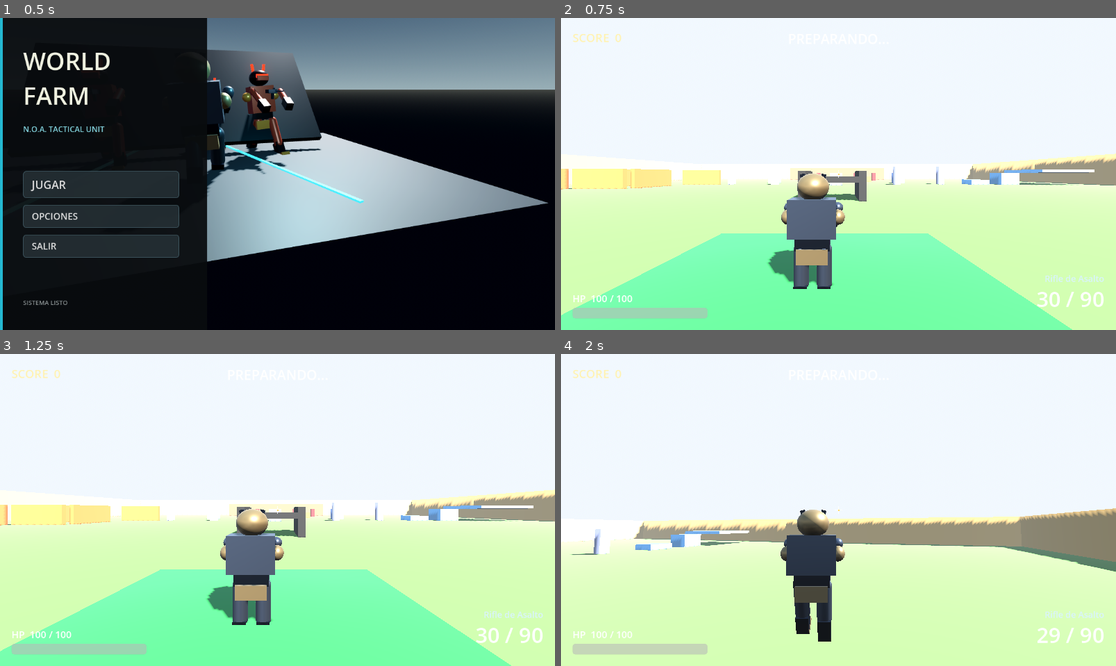
Above: before the commit, frames 1-4 (two rows, left to right).
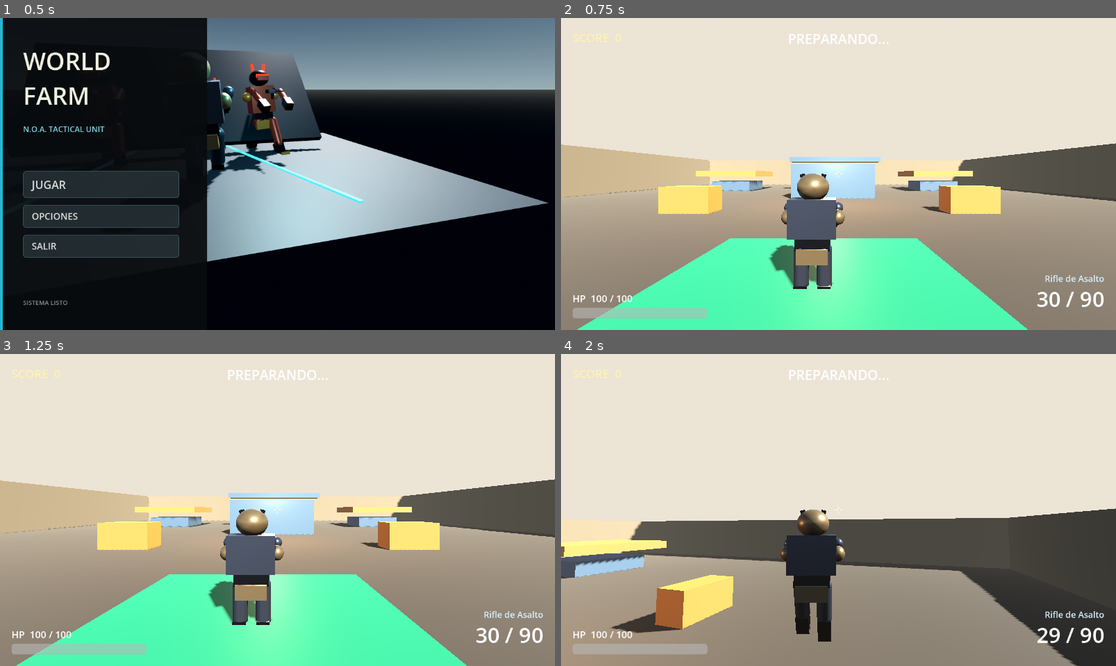
Above: after the commit, the same moments.

Repository: Droma1/world-farm
Game: Godot game, scene res://scenes/ui/MainMenu.tscn
Two runs of this game, one before a commit and one after it. Both use one fixed random seed, a clock stepped at 60 frames per second and the inputs below.
Inputs (mouse positions are in pixels of both pictures, inside the frame that each line leads up to):
- Up to frame 1 (0.5 s): no input
- Up to frame 2 (0.75 s): click "JUGAR" at 0.5 s
- Up to frame 3 (1.25 s): no input
- Up to frame 4 (2 s): tap Enter at 1.25 s; move the mouse to (866, 510) at 1.27 s; hold W (move_forward) from 1.28 s (still down); tap M at 1.35 s; click (866, 510) at 1.42 s; tap Space (jump) at 1.52 s

Frame 1 is identical in both runs. In frame 2, 92% of the frame differs, in the area x 0-100%, y 0-100%; in frame 3, 92%; in frame 4, 98%.

Commit message:
Add Blender MCP tools, docs and CompactScenario
Add Blender MCP integration and supporting files: include addon.py, helper scripts (start/find/install/export .ps1 and start_blender_mcp.py), and a compiled __pycache__ entry. Add a workflow doc (docs/blender-mcp-workflow.md) describing setup and export guidelines. Add new CompactScenario.tscn (level scene with navmesh, environment, waves and spawn points) and update MainMenu to load the compact scenario (scenes/ui/MainMenu.tscn and scripts/ui/MainMenu.gd). Add .gitkeep placeholders for assets/models/source and assets/models/generated.

Diff:
--- /dev/null
+++ b/scenes/levels/CompactScenario.tscn
@@ -0,0 +1,333 @@
+[gd_scene load_steps=37 format=3]
+
+[ext_resource type="PackedScene" path="res://scenes/characters/player/Player.tscn" id="1"]
+[ext_resource type="PackedScene" path="res://scenes/ui/HUD.tscn" id="2"]
+[ext_resource type="PackedScene" path="res://scenes/characters/enemies/Enemy.tscn" id="3"]
+[ext_resource type="Script" path="res://scripts/levels/TrainingMap.gd" id="4"]
+[ext_resource type="Script" path="res://scripts/systems/spawning/WaveSystem.gd" id="5"]
+[ext_resource type="Script" path="res://scripts/resources/WaveData.gd" id="6"]
+[ext_resource type="Resource" path="res://resources/enemies/grunt.tres" id="EnemyGrunt"]
+[ext_resource type="Resource" path="res://resources/enemies/heavy.tres" id="EnemyHeavy"]
+
+[sub_resource type="Resource" id="Wave1"]
+script = ExtResource("6")
+name = "Oleada 1 - Recon ligero"
+enemy_scene = ExtResource("3")
+enemy_data_list = Array[Resource]([ExtResource("EnemyGrunt")])
+enemy_counts = Array[int]([3])
+spawn_interval = 1.3
+
+[sub_resource type="Resource" id="Wave2"]
+script = ExtResource("6")
+name = "Oleada 2 - Presion lateral"
+enemy_scene = ExtResource("3")
+enemy_data_list = Array[Resource]([ExtResource("EnemyGrunt"), ExtResource("EnemyHeavy")])
+enemy_counts = Array[int]([3, 1])
+spawn_interval = 1.1
+
+[sub_resource type="Resource" id="Wave3"]
+script = ExtResource("6")
+name = "Oleada 3 - Cierre del puesto"
+enemy_scene = ExtResource("3")
+enemy_data_list = Array[Resource]([ExtResource("EnemyHeavy"), ExtResource("EnemyGrunt")])
+enemy_counts = Array[int]([1, 4])
+spawn_interval = 0.9
+
+[sub_resource type="NavigationMesh" id="NavMesh"]
+geometry_parsed_geometry_type = 1
+geometry_collision_mask = 1
+geometry_source_geometry_mode = 1
+geometry_source_group_name = &"navmesh"
+cell_size = 0.25
+cell_height = 0.2
+agent_height = 1.8
+agent_radius = 0.5
+agent_max_climb = 0.45
+agent_max_slope = 45.0
+filter_low_hanging_obstacles = true
+filter_ledge_spans = true
+
+[sub_resource type="ProceduralSkyMaterial" id="SkyMat"]
+sky_top_color = Color(0.14, 0.19, 0.28, 1)
+sky_horizon_color = Color(0.58, 0.66, 0.72, 1)
+ground_bottom_color = Color(0.08, 0.07, 0.06, 1)
+ground_horizon_color = Color(0.38, 0.30, 0.24, 1)
+sun_angle_max = 28.0
+
+[sub_resource type="Sky" id="Sky"]
+sky_material = SubResource("SkyMat")
+
+[sub_resource type="Environment" id="Env"]
+background_mode = 2
+sky = SubResource("Sky")
+ambient_light_source = 3
+ambient_light_color = Color(0.94, 0.95, 1, 1)
+ambient_light_energy = 0.85
+tonemap_mode = 2
+tonemap_exposure = 1.05
+fog_enabled = true
+fog_density = 0.002
+fog_light_color = Color(0.83, 0.78, 0.70, 1)
+
+[sub_resource type="StandardMaterial3D" id="GroundMat"]
+albedo_color = Color(0.31, 0.28, 0.23, 1)
+roughness = 0.96
+specular = 0.08
+
+[sub_resource type="StandardMaterial3D" id="WallMat"]
+albedo_color = Color(0.55, 0.48, 0.36, 1)
+roughness = 0.92
+specular = 0.08
+
+[sub_resource type="StandardMaterial3D" id="MetalMat"]
+albedo_color = Color(0.37, 0.50, 0.58, 1)
+metallic = 0.28
+metallic_specular = 0.55
+roughness = 0.45
+specular = 0.25
+
+[sub_resource type="StandardMaterial3D" id="AccentMat"]
+albedo_color = Color(0.84, 0.52, 0.23, 1)
+emission_enabled = true
+emission = Color(0.70, 0.33, 0.10, 1)
+emission_energy_multiplier = 0.35
+roughness = 0.7
+
+[sub_resource type="StandardMaterial3D" id="SpawnPadMat"]
+albedo_color = Color(0.15, 0.50, 0.35, 1)
+emission_enabled = true
+emission = Color(0.10, 0.45, 0.28, 1)
+emission_energy_multiplier = 0.55
+roughness = 0.55
+
+[sub_resource type="BoxShape3D" id="ShapeFloor"]
+size = Vector3(44, 1, 44)
+
+[sub_resource type="BoxMesh" id="MeshFloor"]
+size = Vector3(44, 1, 44)
+
+[sub_resource type="BoxShape3D" id="ShapeWallH"]
+size = Vector3(44, 4, 1)
+
+[sub_resource type="BoxMesh" id="MeshWallH"]
+size = Vector3(44, 4, 1)
+
+[sub_resource type="BoxShape3D" id="ShapeWallV"]
+size = Vector3(1, 4, 44)
+
+[sub_resource type="BoxMesh" id="MeshWallV"]
+size = Vector3(1, 4, 44)
+
+[sub_resource type="BoxShape3D" id="ShapeHub"]
+size = Vector3(6, 2.5, 3)
+
+[sub_resource type="BoxMesh" id="MeshHub"]
+size = Vector3(6, 2.5, 3)
+
+[sub_resource type="BoxShape3D" id="ShapeCover"]
+size = Vector3(2.2, 1.2, 1.2)
+
+[sub_resource type="BoxMesh" id="MeshCover"]
+size = Vector3(2.2, 1.2, 1.2)
+
+[sub_resource type="BoxShape3D" id="ShapeTowerBase"]
+size = Vector3(4, 1.0, 4)
+
+[sub_resource type="BoxMesh" id="MeshTowerBase"]
+size = Vector3(4, 1.0, 4)
+
+[sub_resource type="BoxShape3D" id="ShapeTowerTop"]
+size = Vector3(6, 0.6, 6)
+
+[sub_resource type="BoxMesh" id="MeshTowerTop"]
+size = Vector3(6, 0.6, 6)
+
+[sub_resource type="BoxShape3D" id="ShapeBridge"]
+size = Vector3(10, 0.5, 2)
+
+[sub_resource type="BoxMesh" id="MeshBridge"]
+size = Vector3(10, 0.5, 2)
+
+[sub_resource type="BoxMesh" id="MeshSpawnPad"]
+size = Vector3(5, 0.05, 5)
+
+[node name="CompactScenario" type="Node3D"]
+script = ExtResource("4")
+
+[node name="NavigationRegion3D" type="NavigationRegion3D" parent="."]
+navigation_mesh = SubResource("NavMesh")
+
+[node name="WorldEnvironment" type="WorldEnvironment" parent="."]
+environment = SubResource("Env")
+
+[node name="Sun" type="DirectionalLight3D" parent="."]
+transform = Transform3D(0.892539, -0.288398, 0.346189, 0, 0.768842, 0.639439, -0.450972, -0.57076, 0.685739, 0, 10, 0)
+shadow_enabled = true
+light_energy = 1.15
+
+[node name="FillLight" type="OmniLight3D" parent="."]
+transform = Transform3D(1, 0, 0, 0, 1, 0, 0, 0, 1, 0, 3.5, 4)
+light_color = Color(1, 0.78, 0.58, 1)
+light_energy = 1.2
+omni_range = 18.0
+
+[node name="Floor" type="StaticBody3D" parent="."]
+transform = Transform3D(1, 0, 0, 0, 1, 0, 0, 0, 1, 0, -0.5, 0)
+
+[node name="C" type="CollisionShape3D" parent="Floor"]
+shape = SubResource("ShapeFloor")
+
+[node name="M" type="MeshInstance3D" parent="Floor"]
+mesh = SubResource("MeshFloor")
+material_override = SubResource("GroundMat")
+
+[node name="SpawnPad" type="MeshInstance3D" parent="."]
+transform = Transform3D(1, 0, 0, 0, 1, 0, 0, 0, 1, 0, 0.03, 12)
+mesh = SubResource("MeshSpawnPad")
+material_override = SubResource("SpawnPadMat")
+
+[node name="WallN" type="StaticBody3D" parent="."]
+transform = Transform3D(1, 0, 0, 0, 1, 0, 0, 0, 1, 0, 2, -21)
+
+[node name="C" type="CollisionShape3D" parent="WallN"]
+shape = SubResource("ShapeWallH")
+
+[node name="M" type="MeshInstance3D" parent="WallN"]
+mesh = SubResource("MeshWallH")
+material_override = SubResource("WallMat")
+
+[node name="WallS" type="StaticBody3D" parent="."]
+transform = Transform3D(1, 0, 0, 0, 1, 0, 0, 0, 1, 0, 2, 21)
+
+[node name="C" type="CollisionShape3D" parent="WallS"]
+shape = SubResource("ShapeWallH")
+
+[node name="M" type="MeshInstance3D" parent="WallS"]
+mesh = SubResource("MeshWallH")
+material_override = SubResource("WallMat")
+
+[node name="WallE" type="StaticBody3D" parent="."]
+transform = Transform3D(1, 0, 0, 0, 1, 0, 0, 0, 1, 21, 2, 0)
+
+[node name="C" type="CollisionShape3D" parent="WallE"]
+shape = SubResource("ShapeWallV")
+
+[node name="M" type="MeshInstance3D" parent="WallE"]
+mesh = SubResource("MeshWallV")
+material_override = SubResource("WallMat")
+
+[node name="WallW" type="StaticBody3D" parent="."]
+transform = Transform3D(1, 0, 0, 0, 1, 0, 0, 0, 1, -21, 2, 0)
+
+[node name="C" type="CollisionShape3D" parent="WallW"]
+shape = SubResource("ShapeWallV")
+
+[node name="M" type="MeshInstance3D" parent="WallW"]
+mesh = SubResource("MeshWallV")
+material_override = SubResource("WallMat")
+
+[node name="CentralHub" type="StaticBody3D" parent="."]
+transform = Transform3D(1, 0, 0, 0, 1, 0, 0, 0, 1, 0, 1.25, -2)
+
+[node name="C" type="CollisionShape3D" parent="CentralHub"]
+shape = SubResource("ShapeHub")
+
+[node name="M" type="MeshInstance3D" parent="CentralHub"]
+mesh = SubResource("MeshHub")
+material_override = SubResource("MetalMat")
+
+[node name="CoverL" type="StaticBody3D" parent="."]
+transform = Transform3D(1, 0, 0, 0, 1, 0, 0, 0, 1, -6.5, 0.6, 5)
+
+[node name="C" type="CollisionShape3D" parent="CoverL"]
+shape = SubResource("ShapeCover")
+
+[node name="M" type="MeshInstance3D" parent="CoverL"]
+mesh = SubResource("MeshCover")
+material_override = SubResource("AccentMat")
+
+[node name="CoverR" type="StaticBody3D" parent="."]
+transform = Transform3D(1, 0, 0, 0, 1, 0, 0, 0, 1, 6.5, 0.6, 5)
+
+[node name="C" type="CollisionShape3D" parent="CoverR"]
+shape = SubResource("ShapeCover")
+
+[node name="M" type="MeshInstance3D" parent="CoverR"]
+mesh = SubResource("MeshCover")
+material_override = SubResource("AccentMat")
+
+[node name="TowerBaseL" type="StaticBody3D" parent="."]
+transform = Transform3D(1, 0, 0, 0, 1, 0, 0, 0, 1, -11, 0.5, -10)
+
+[node name="C" type="CollisionShape3D" parent="TowerBaseL"]
+shape = SubResource("ShapeTowerBase")
+
+[node name="M" type="MeshInstance3D" parent="TowerBaseL"]
+mesh = SubResource("MeshTowerBase")
+material_override = SubResource("MetalMat")
+
+[node name="TowerTopL" type="StaticBody3D" parent="."]
+transform = Transform3D(1, 0, 0, 0, 1, 0, 0, 0, 1, -11, 1.8, -10)
+
+[node name="C" type="CollisionShape3D" parent="TowerTopL"]
+shape = SubResource("ShapeTowerTop")
+
+[node name="M" type="MeshInstance3D" parent="TowerTopL"]
+mesh = SubResource("MeshTowerTop")
+material_override = SubResource("AccentMat")
+
+[node name="TowerBaseR" type="StaticBody3D" parent="."]
+transform = Transform3D(1, 0, 0, 0, 1, 0, 0, 0, 1, 11, 0.5, -10)
+
+[node name="C" type="CollisionShape3D" parent="TowerBaseR"]
+shape = SubResource("ShapeTowerBase")
+
+[node name="M" type="MeshInstance3D" parent="TowerBaseR"]
+mesh = SubResource("MeshTowerBase")
+material_override = SubResource("MetalMat")
+
+[node name="TowerTopR" type="StaticBody3D" parent="."]
+transform = Transform3D(1, 0, 0, 0, 1, 0, 0, 0, 1, 11, 1.8, -10)
+
+[node name="C" type="CollisionShape3D" parent="TowerTopR"]
+shape = SubResource("ShapeTowerTop")
+
+[node name="M" type="MeshInstance3D" parent="TowerTopR"]
+mesh = SubResource("MeshTowerTop")
+material_override = SubResource("AccentMat")
+
+[node name="Bridge" type="StaticBody3D" parent="."]
+transform = Transform3D(1, 0, 0, 0, 1, 0, 0, 0, 1, 0, 3.4, -10)
+
+[node name="C" type="CollisionShape3D" parent="Bridge"]
+shape = SubResource("ShapeBridge")
+
+[node name="M" type="MeshInstance3D" parent="Bridge"]
+mesh = SubResource("MeshBridge")
+material_override = SubResource("MetalMat")
+
+[node name="Player" parent="." instance=ExtResource("1")]
+transform = Transform3D(1, 0, 0, 0, 1, 0, 0, 0, 1, 0, 0, 12)
+
+[node name="SpawnPoints" type="Node3D" parent="."]
+
+[node name="SP_North" type="Marker3D" parent="SpawnPoints"]
+transform = Transform3D(1, 0, 0, 0, 1, 0, 0, 0, 1, 0, 0, -16)
+
+[node name="SP_Left" type="Marker3D" parent="SpawnPoints"]
+transform = Transform3D(1, 0, 0, 0, 1, 0, 0, 0, 1, -14, 0, -6)
+
+[node name="SP_Right" type="Marker3D" parent="SpawnPoints"]
+transform = Transform3D(1, 0, 0, 0, 1, 0, 0, 0, 1, 14, 0, -6)
+
+[node name="SP_Bridge" type="Marker3D" parent="SpawnPoints"]
+transform = Transform3D(1, 0, 0, 0, 1, 0, 0, 0, 1, 0, 3.8, -10)
+
+[node name="WaveSystem" type="Node" parent="."]
+script = ExtResource("5")
+waves = Array[Resource]([SubResource("Wave1"), SubResource("Wave2"), SubResource("Wave3")])
+spawn_points_path = NodePath("../SpawnPoints")
+initial_delay = 2.5
+time_between_waves = 4.0
+
+[node name="HUD" parent="." instance=ExtResource("2")]
--- a/scenes/ui/MainMenu.tscn
+++ b/scenes/ui/MainMenu.tscn
@@ -1,7 +1,7 @@
 [gd_scene load_steps=18 format=3]
 
 [ext_resource type="Script" path="res://scripts/ui/MainMenu.gd" id="1"]
-[ext_resource type="PackedScene" path="res://scenes/levels/TrainingMap.tscn" id="2"]
+[ext_resource type="PackedScene" path="res://scenes/levels/CompactScenario.tscn" id="2"]
 [ext_resource type="PackedScene" path="res://scenes/characters/player/Player.tscn" id="3"]
 [ext_resource type="Script" path="res://scripts/ui/PlayerRotator.gd" id="4"]
 [ext_resource type="PackedScene" path="res://scenes/characters/enemies/Enemy.tscn" id="5"]
--- a/scripts/ui/MainMenu.gd
+++ b/scripts/ui/MainMenu.gd
@@ -1,5 +1,5 @@
 extends Control
-## Pantalla principal. Carga TrainingMap al pulsar Jugar. Opciones reusan
+## Pantalla principal. Carga el escenario compacto al pulsar Jugar. Opciones reusan
 ## Settings autoload (mismo flow que el pause menu).
 
 @export var play_scene: PackedScene
Not shown, added: assets/models/generated/.gitkeep
Not shown, added: assets/models/source/.gitkeep
Not shown, added: docs/blender-mcp-workflow.md
Not shown, added: tools/blender-mcp/addon.py
Not shown, added: tools/blender-mcp/export-glb.ps1
Not shown, added: tools/blender-mcp/find-blender.ps1
Not shown, added: tools/blender-mcp/install-addon.ps1
Not shown, added: tools/blender-mcp/start-blender-mcp.ps1
Not shown, added: tools/blender-mcp/start_blender_mcp.py
